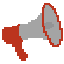
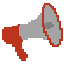
Layer changes from the first 64×64 image to the second:
painted on "Layer #3" over 44, 22, 54, 29